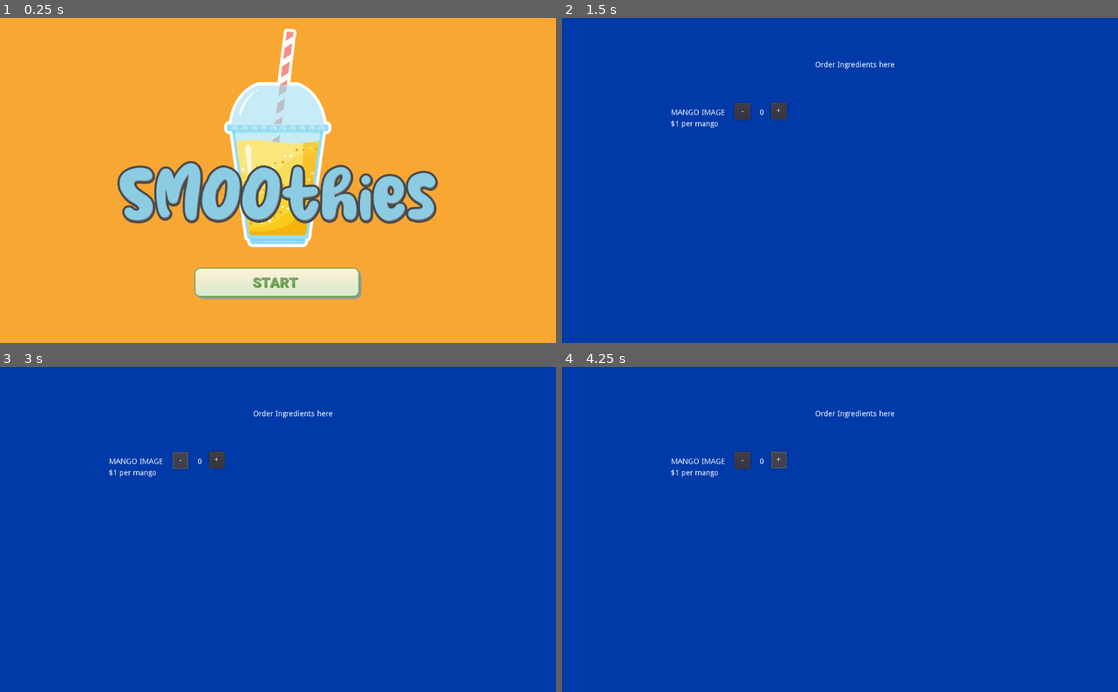
Above: before the commit, frames 1-4 (two rows, left to right).
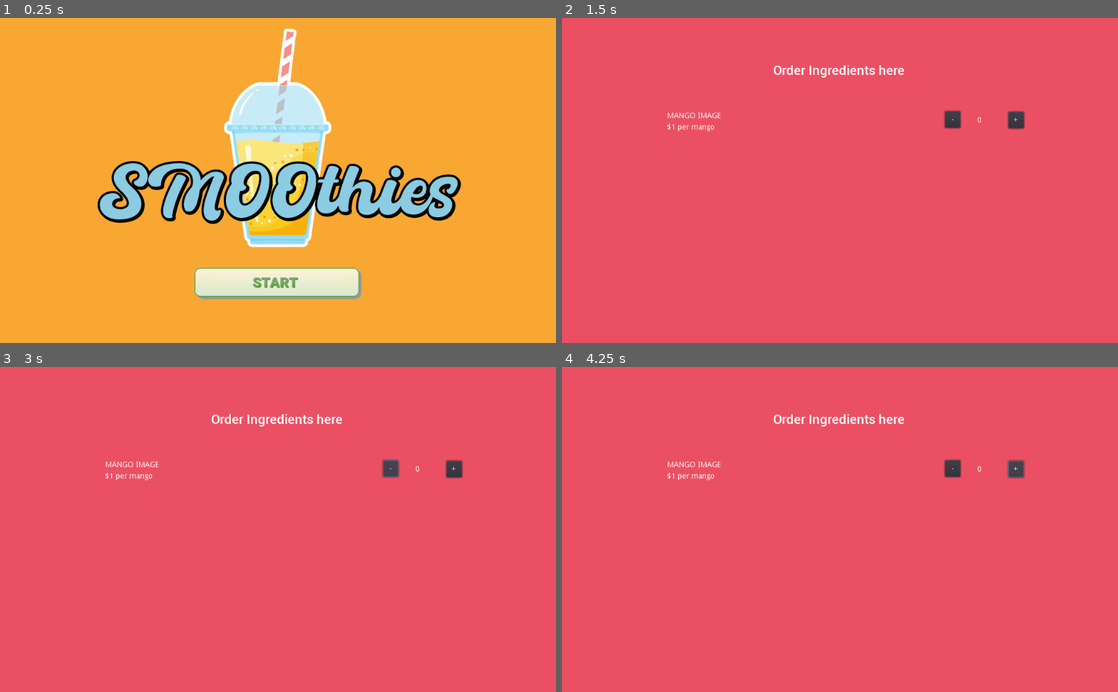
Above: after the commit, the same moments.

Repository: thepriscillawang/SMOOthies
Game: Godot game, scene res://Scenes/Main.tscn
Same seed, same stepped clock (60 frames per second), same inputs: the game is played once before the commit and once after it.
Inputs (mouse positions are in pixels of both pictures, inside the frame that each line leads up to; where the layout moved, square brackets give the same spot in the first picture):
- Up to frame 1 (0.25 s): no input
- Up to frame 2 (1.5 s): click (840, 284) at 0.5 s; click (840, 297) [773, 209] at 1.25 s
- Up to frame 3 (3 s): click (278, 633) at 2 s; click "-" at 2.75 s
- Up to frame 4 (4.25 s): click "+" at 3.5 s

The runs differ from the first frame. In frame 1, 7.9% of the frame differs, in the area x 17-83%, y 44-64%; in frame 2, 100%, in the area x 0-100%, y 0-100%; in frame 3, 100%; in frame 4, 100%.

Commit message:
Changes made to scenes

Diff:
--- a/src/SMOOthies/Scenes/Ingredients.tscn
+++ b/src/SMOOthies/Scenes/Ingredients.tscn
@@ -1,37 +1,48 @@
-[gd_scene load_steps=2 format=2]
+[gd_scene load_steps=4 format=2]
 
 [ext_resource path="res://Scenes/Intro.gd" type="Script" id=1]
+[ext_resource path="res://fonts/roboto/Roboto-Medium.ttf" type="DynamicFontData" id=2]
+
+[sub_resource type="DynamicFont" id=1]
+size = 24
+font_data = ExtResource( 2 )
 
 [node name="Node2D" type="Node2D"]
 script = ExtResource( 1 )
+__meta__ = {
+"_edit_vertical_guides_": [ 512.0 ]
+}
 
 [node name="ColorRect" type="ColorRect" parent="."]
 anchor_right = 1.0
 anchor_bottom = 1.0
-margin_right = 1080.0
+margin_right = 1024.0
 margin_bottom = 600.0
-color = Color( 0, 0.231373, 0.666667, 1 )
+color = Color( 0.92549, 0.313726, 0.392157, 1 )
 
 [node name="premise of game" type="Label" parent="ColorRect"]
 anchor_left = 0.5
 anchor_top = 0.5
 anchor_right = 0.5
 anchor_bottom = 0.5
-margin_left = -74.0
-margin_top = -220.0
-margin_right = 73.0
-margin_bottom = -206.0
+margin_left = -159.0
+margin_top = -249.0
+margin_right = 156.0
+margin_bottom = -158.0
+custom_fonts/font = SubResource( 1 )
 text = "Order Ingredients here"
+align = 1
+valign = 1
 
 [node name="REPLACE mango" type="Label" parent="ColorRect"]
 anchor_left = 0.5
 anchor_top = 0.5
 anchor_right = 0.5
 anchor_bottom = 0.5
-margin_left = -339.0
-margin_top = -132.0
-margin_right = -236.0
-margin_bottom = -118.0
+margin_left = -318.0
+margin_top = -126.0
+margin_right = -215.0
+margin_bottom = -112.0
 text = "MANGO IMAGE "
 
 [node name="Mango Price" type="Label" parent="ColorRect/REPLACE mango"]
@@ -44,23 +55,24 @@
 [node name="subtract mango" type="Button" parent="ColorRect/REPLACE mango"]
 anchor_right = 0.273
 anchor_bottom = 3.0
-margin_left = 117.0
-margin_top = -11.0
-margin_right = 117.881
-margin_bottom = -22.0
+margin_left = 511.0
+margin_top = -2.0
+margin_right = 511.881
+margin_bottom = -13.0
 text = "-"
 
 [node name="add mango" type="Button" parent="ColorRect/REPLACE mango"]
 anchor_right = 0.273
 anchor_bottom = 3.0
-margin_left = 184.0
-margin_top = -12.0
-margin_right = 184.881
-margin_bottom = -23.0
+margin_left = 628.0
+margin_top = -1.0
+margin_right = 628.881
+margin_bottom = -12.0
 text = "+"
 
 [node name="NumMango" type="Label" parent="ColorRect/REPLACE mango"]
-margin_left = 163.0
-margin_right = 171.0
-margin_bottom = 14.0
+margin_left = 571.0
+margin_top = 8.0
+margin_right = 579.0
+margin_bottom = 22.0
 text = "0"
--- a/src/SMOOthies/Scenes/Intro.tscn
+++ b/src/SMOOthies/Scenes/Intro.tscn
@@ -1,33 +1,49 @@
-[gd_scene load_steps=2 format=2]
+[gd_scene load_steps=6 format=2]
 
 [ext_resource path="res://Scenes/Intro.gd" type="Script" id=1]
+[ext_resource path="res://fonts/handwriting_draft/handwriting-draft_free-version.ttf" type="DynamicFontData" id=2]
+[ext_resource path="res://images/button_order-ingredients.png" type="Texture" id=3]
+[ext_resource path="res://images/button_order-ingredients_hover.png" type="Texture" id=4]
+
+[sub_resource type="DynamicFont" id=1]
+size = 22
+outline_color = Color( 0.0470588, 0.00392157, 0.00392157, 1 )
+font_data = ExtResource( 2 )
 
 [node name="Node2D" type="Node2D"]
 script = ExtResource( 1 )
+__meta__ = {
+"_edit_vertical_guides_": [ 512.0 ]
+}
 
 [node name="ColorRect" type="ColorRect" parent="."]
 anchor_right = 1.0
 anchor_bottom = 1.0
-margin_right = 1080.0
+margin_right = 1024.0
 margin_bottom = 600.0
-color = Color( 0, 0.231373, 0.666667, 1 )
+color = Color( 0.901961, 0.956863, 0.745098, 1 )
 
 [node name="premise of game" type="Label" parent="ColorRect"]
 anchor_left = 0.5
 anchor_top = 0.5
 anchor_right = 0.5
 anchor_bottom = 0.5
-margin_left = -214.0
-margin_top = -7.0
-margin_right = 214.0
-margin_bottom = 7.0
+margin_left = -407.0
+margin_top = -180.0
+margin_right = 404.0
+margin_bottom = -18.0
+custom_colors/font_color = Color( 0, 0, 0, 1 )
+custom_fonts/font = SubResource( 1 )
 text = "In this scene, users will be introduced to the premise of the game."
+align = 1
+valign = 1
 
-[node name="OrderIngredients" type="Button" parent="ColorRect"]
-margin_left = 348.0
-margin_top = 344.0
-margin_right = 433.0
-margin_bottom = 364.0
-text = "Ingredients"
+[node name="OrderIngredients" type="TextureButton" parent="ColorRect"]
+margin_left = 235.0
+margin_top = 478.0
+margin_right = 790.0
+margin_bottom = 555.0
+texture_normal = ExtResource( 3 )
+texture_hover = ExtResource( 4 )
 
 [connection signal="pressed" from="ColorRect/OrderIngredients" to="." method="_on_OrderIngredients_pressed"]
--- a/src/SMOOthies/Scenes/Main.tscn
+++ b/src/SMOOthies/Scenes/Main.tscn
@@ -2,7 +2,7 @@
 
 [ext_resource path="res://Scenes/Main.gd" type="Script" id=1]
 [ext_resource path="res://images/button_start_r.png" type="Texture" id=2]
-[ext_resource path="res://fonts/milky_coffee/Milky Coffee.otf" type="DynamicFontData" id=3]
+[ext_resource path="res://fonts/batuphat_script/Batuphat Script.otf" type="DynamicFontData" id=3]
 [ext_resource path="res://images/button_start_r_hover.png" type="Texture" id=4]
 [ext_resource path="res://images/button_start_r_pressed.png" type="Texture" id=5]
 [ext_resource path="res://images/smoothie_color.png" type="Texture" id=6]
@@ -10,7 +10,7 @@
 [sub_resource type="DynamicFont" id=1]
 size = 128
 outline_size = 4
-outline_color = Color( 0.305882, 0.301961, 0.301961, 1 )
+outline_color = Color( 0.686275, 0.658824, 0.658824, 1 )
 font_data = ExtResource( 3 )
 
 [node name="Root" type="Node2D"]
@@ -40,8 +40,9 @@
 margin_right = 385.0
 margin_bottom = 127.0
 custom_colors/font_color = Color( 0.54902, 0.803922, 0.894118, 1 )
-custom_colors/font_outline_modulate = Color( 0.960784, 0.960784, 0.956863, 1 )
-custom_colors/font_color_shadow = Color( 0.462745, 0.423529, 0.423529, 1 )
+custom_colors/font_outline_modulate = Color( 0, 0, 0, 1 )
+custom_colors/font_color_shadow = Color( 0, 0, 0, 1 )
+custom_constants/shadow_offset_x = 2
 custom_constants/shadow_offset_y = 2
 custom_fonts/font = SubResource( 1 )
 text = "SMOOthies"
Binary file added: src/SMOOthies/fonts/Cream Cake.otf
Binary file added: src/SMOOthies/fonts/batuphat_script/Batuphat Script Extrude.otf
Binary file added: src/SMOOthies/fonts/batuphat_script/Batuphat Script.otf
Binary file added: src/SMOOthies/fonts/button_order-ingredients.png
Not shown, added: src/SMOOthies/fonts/button_order-ingredients.png.import
Binary file added: src/SMOOthies/fonts/handwriting_draft/handwriting-draft_free-version.ttf
Binary file added: src/SMOOthies/fonts/hunters/Hunters.otf
Not shown, added: src/SMOOthies/fonts/hunters/MALAYSIA DAN INDONESIA BACA DULU SEBELUM PAKE.txt
Not shown, added: src/SMOOthies/fonts/hunters/READ ME FIRST.txt
Binary file added: src/SMOOthies/fonts/milestone/MilestoneFreeVersion-Script.otf
Binary file added: src/SMOOthies/fonts/mythias/Mythias.otf
Binary file added: src/SMOOthies/fonts/mythias/Mythias.png
(and 31 more such lines)
